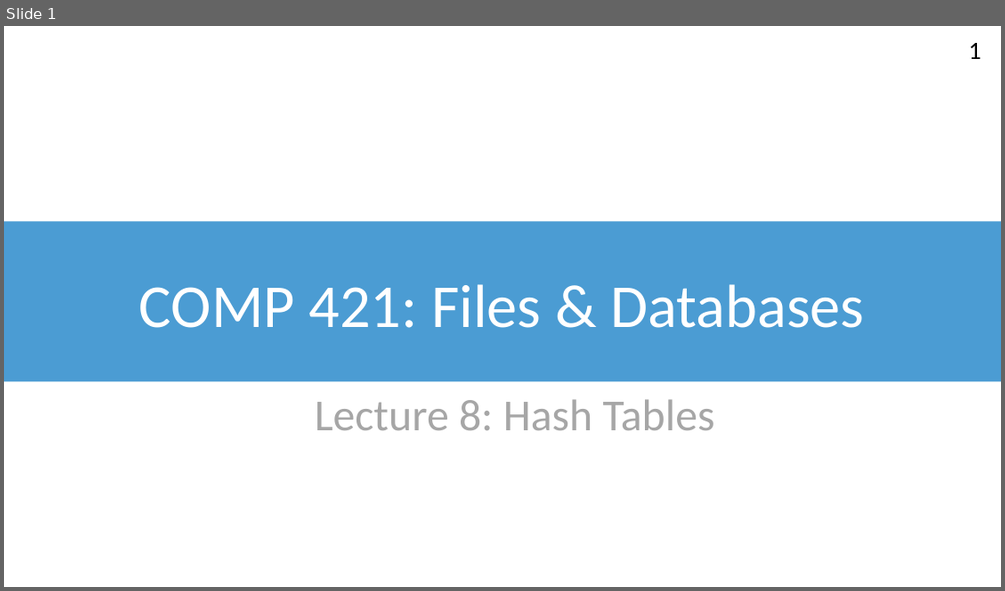
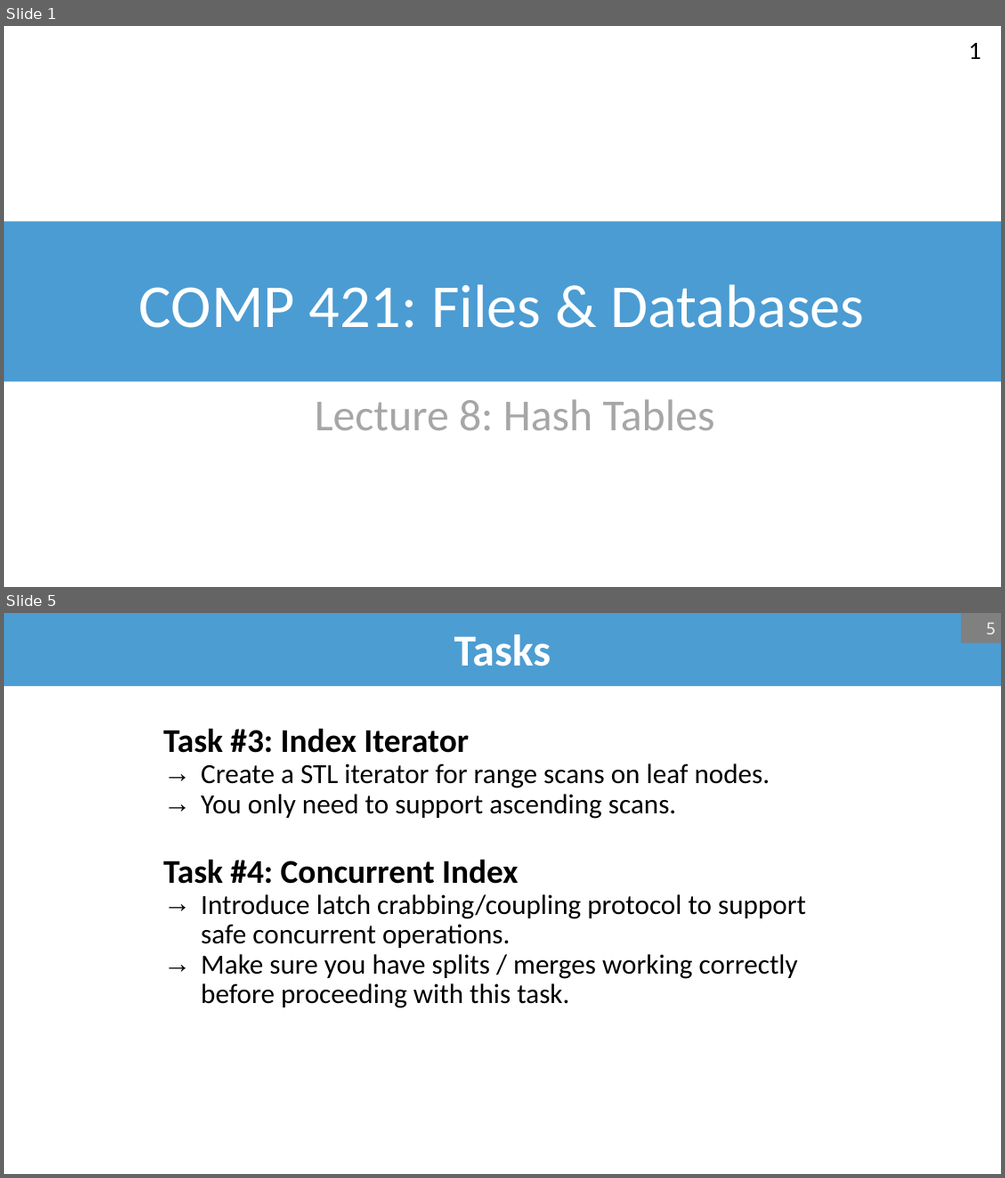
Before and after one commit to bsb20/bsb20.github.io, a slide deck: docs/421_f26/lectures/L09_hash_tables.pptx. Shown one above the other, each under a label of ours: slide 1 before the commit, slides 1 and 5 after it; the slides between them are not shown. The pictures are 1005x591 and 1005x1178 pixels, drawn with LibreOffice and Linux fonts; fonts in the diff are those of the drawing; background and template pictures are left out. Boxes give left, top, right and bottom in pixels: in the first picture for what was removed or moved away, otherwise in the second. Text is boxed around its words. In the diff, an @@ line names an element or a change of style, - is before the commit and + after.

```diff
--- a/docs/421_f26/lectures/L09_hash_tables.pptx
+++ b/docs/421_f26/lectures/L09_hash_tables.pptx
@@ slide 5 added at bbox=[4, 613, 1001, 1174], background #FFFFFF @@
@@ title added at bbox=[4, 613, 1001, 686], fill #4C9DD2, 32 pt, text #FFFFFF, bold @@
+Tasks
@@ page number added at bbox=[961, 613, 1001, 643], fill #808080, 12 pt, text #F2F2F2 @@
+5
@@ text added at bbox=[163, 728, 806, 1008], 20 pt, text #000000 @@
+Task #3: Index Iterator
+  → Create a STL iterator for range scans on leaf nodes.
+  → You only need to support ascending scans.
+Task #4: Concurrent Index
+  → Introduce latch crabbing/coupling protocol to support safe concurrent operations.
+  → Make sure you have splits / merges working correctly before proceeding with this task.
```
Also in this commit, not shown: 19 slides changed, 20 other slides added, 1 other file.
